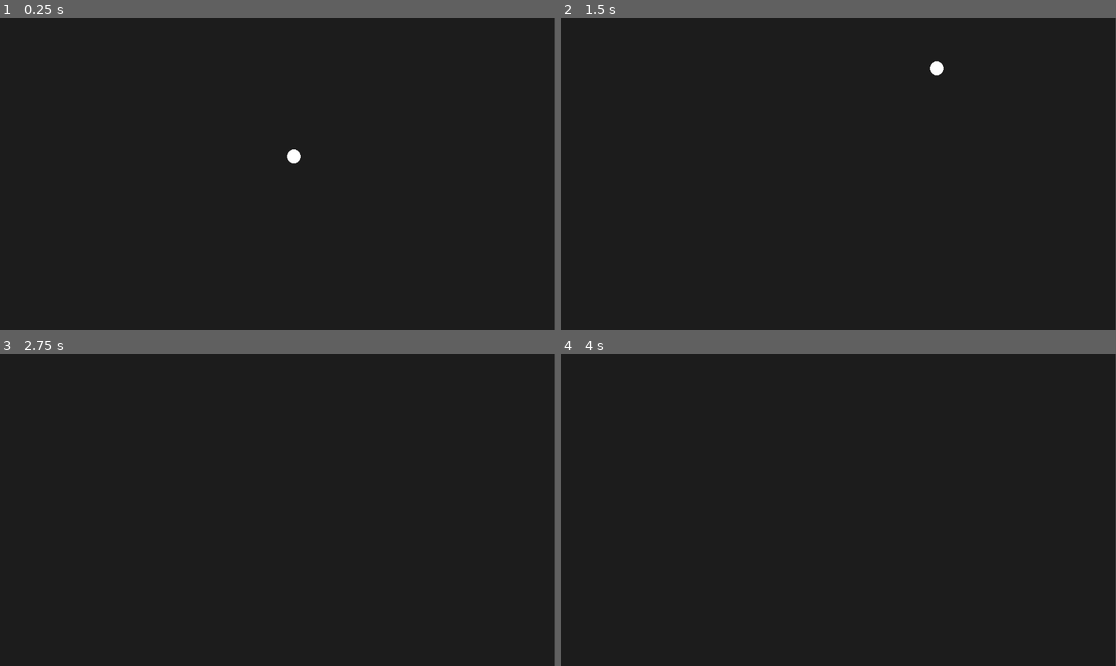
Above: before the commit, frames 1-4 (two rows, left to right).
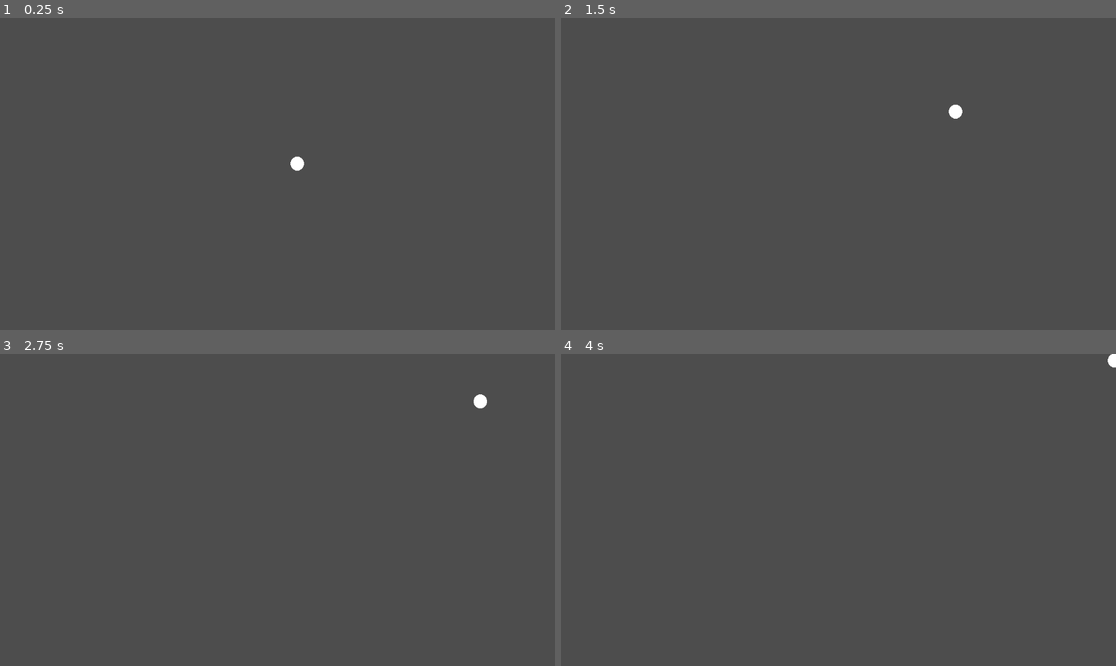
Above: after the commit, the same moments.

Repository: adrianofelix019/pong-clone
Game: Godot game, scene res://scenes/main.tscn
The game is run twice, just before and just after one commit, with the same random seed, the same clock (stepped at 60 frames per second) and the same inputs.
Inputs:
- Up to frame 1 (0.25 s): no input
- Up to frame 2 (1.5 s): no input
- Up to frame 3 (2.75 s): no input
- Up to frame 4 (4 s): no input

The runs differ from the first frame. In frame 1, 100% of the frame differs, in the area x 0-100%, y 0-100%; in frame 2, 100%; in frame 3, 100%; in frame 4, 100%.

Commit message:
feat: create the ball

Diff:
--- a/scenes/ball.tscn
+++ b/scenes/ball.tscn
@@ -1,12 +1,18 @@
-[gd_scene load_steps=4 format=3 uid="uid://bproi2sbrl01r"]
+[gd_scene load_steps=5 format=3 uid="uid://bproi2sbrl01r"]
 
 [ext_resource type="Texture2D" uid="uid://70f8lpum06ex" path="res://assets/ball.png" id="1_7s4qf"]
 [ext_resource type="Script" uid="uid://dqs2sttp5p6tc" path="res://scripts/ball.gd" id="1_cxlvu"]
 
+[sub_resource type="PhysicsMaterial" id="PhysicsMaterial_cxlvu"]
+friction = 0.0
+bounce = 1.0
+
 [sub_resource type="CircleShape2D" id="CircleShape2D_cxlvu"]
 radius = 15.0
 
-[node name="Ball" type="Area2D"]
+[node name="Ball" type="RigidBody2D"]
+physics_material_override = SubResource("PhysicsMaterial_cxlvu")
+gravity_scale = 0.0
 script = ExtResource("1_cxlvu")
 
 [node name="Sprite2D" type="Sprite2D" parent="."]
--- a/scenes/main.tscn
+++ b/scenes/main.tscn
@@ -1,20 +1,42 @@
-[gd_scene load_steps=3 format=3 uid="uid://bq0eu4ihy7sci"]
+[gd_scene load_steps=6 format=3 uid="uid://bq0eu4ihy7sci"]
 
 [ext_resource type="Script" uid="uid://qyr20otdp524" path="res://scripts/main.gd" id="1_o5qli"]
 
-[sub_resource type="RectangleShape2D" id="RectangleShape2D_sgp6g"]
-size = Vector2(1151, 647)
+[sub_resource type="RectangleShape2D" id="RectangleShape2D_o5qli"]
+size = Vector2(1152, 20)
+
+[sub_resource type="RectangleShape2D" id="RectangleShape2D_0wfyh"]
+size = Vector2(1152, 19.5)
+
+[sub_resource type="RectangleShape2D" id="RectangleShape2D_sugp2"]
+size = Vector2(20, 648)
+
+[sub_resource type="RectangleShape2D" id="RectangleShape2D_jyhfs"]
+size = Vector2(20, 648)
 
 [node name="Main" type="Node2D"]
 script = ExtResource("1_o5qli")
 
-[node name="Area2D" type="Area2D" parent="."]
+[node name="Top" type="Area2D" parent="." groups=["walls"]]
 
-[node name="CollisionShape2D" type="CollisionShape2D" parent="Area2D"]
-position = Vector2(576.5, 323.5)
-shape = SubResource("RectangleShape2D_sgp6g")
+[node name="CollisionShape2D" type="CollisionShape2D" parent="Top"]
+position = Vector2(576, -10)
+shape = SubResource("RectangleShape2D_o5qli")
 
-[node name="ColorRect" type="ColorRect" parent="Area2D"]
-offset_right = 1151.0
-offset_bottom = 648.0
-color = Color(0.11119685, 0.11119684, 0.11119684, 1)
+[node name="Bottom" type="Area2D" parent="." groups=["walls"]]
+
+[node name="CollisionShape2D" type="CollisionShape2D" parent="Bottom"]
+position = Vector2(576, 657.25)
+shape = SubResource("RectangleShape2D_0wfyh")
+
+[node name="Right" type="Area2D" parent="." groups=["walls"]]
+
+[node name="CollisionShape2D" type="CollisionShape2D" parent="Right"]
+position = Vector2(-10, 324)
+shape = SubResource("RectangleShape2D_sugp2")
+
+[node name="Left" type="Area2D" parent="." groups=["walls"]]
+
+[node name="CollisionShape2D" type="CollisionShape2D" parent="Left"]
+position = Vector2(1162, 324)
+shape = SubResource("RectangleShape2D_jyhfs")
--- a/scripts/ball.gd
+++ b/scripts/ball.gd
@@ -1,17 +1,34 @@
-extends Area2D
+extends RigidBody2D
 
 
 var speed := 200.0
+var speed_increase := 20.0
+var max_speed := 800.0
 var direction: Vector2
+
 
 func _ready() -> void:
 	position = get_viewport_rect().size / 2
 	direction = random_direction()
+	linear_damp = 0
+	angular_damp = 0
+	linear_velocity = direction * speed
+
+
+func _physics_process(_delta):
+	if position.y <= 0 or position.y >= get_viewport_rect().size.y:
+		linear_velocity.y = -linear_velocity.y
+		increase_speed()
+	if position.x <= 0 or position.x >= get_viewport_rect().size.x:
+		linear_velocity.x = -linear_velocity.x
+		increase_speed()
 
 
 func random_direction() -> Vector2:
-	return Vector2(randf_range(-1, 1), randf_range(-1, 1)).normalized()
+	return Vector2(randf_range(-1, 1), randf_range(-0.5, 0.5)).normalized()
 
 
-func _physics_process(delta: float) -> void:
-	position += direction * speed * delta
+func increase_speed() -> void:
+	speed = min(speed + speed_increase, max_speed)
+	direction = linear_velocity.normalized()
+	linear_velocity = direction * speed
